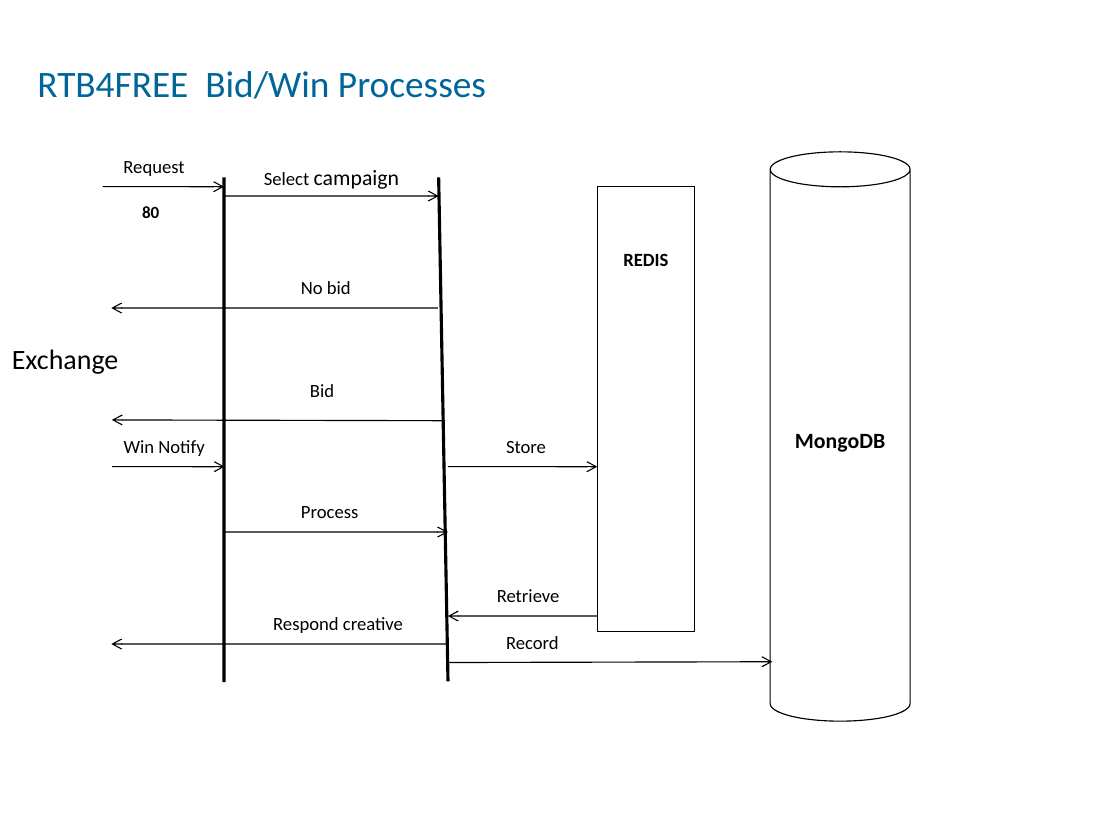
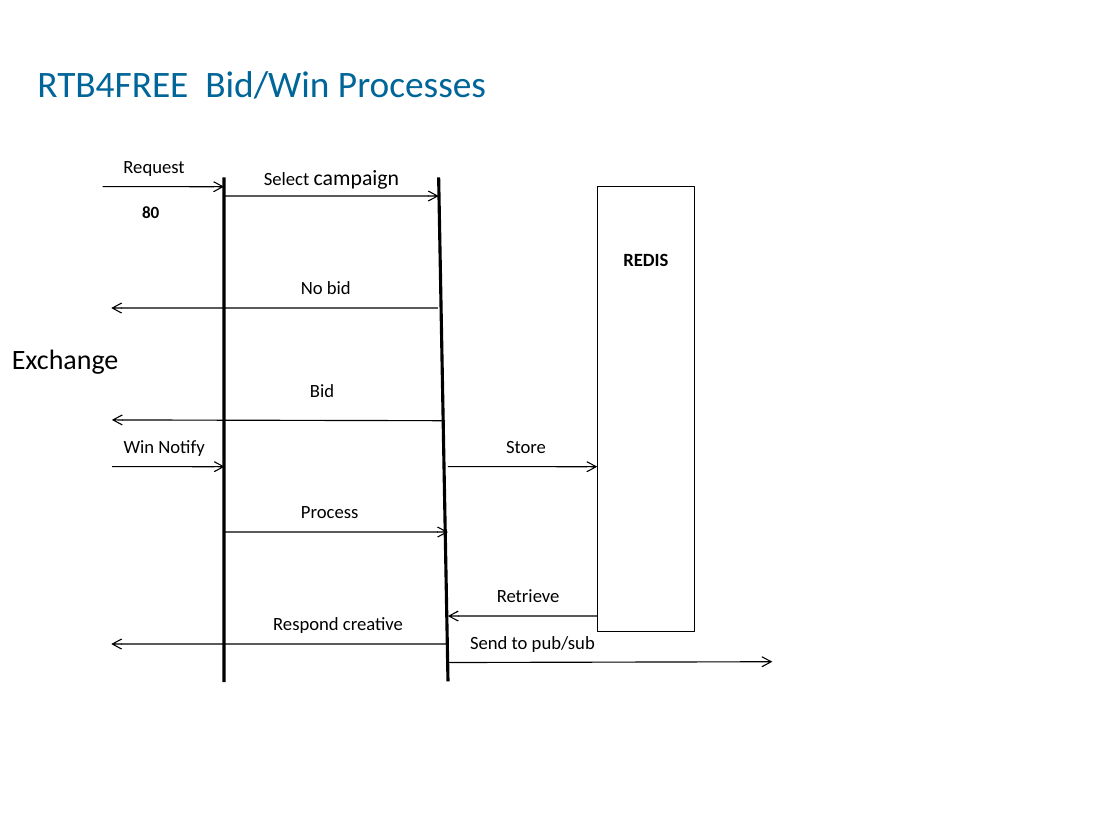
Before and after one commit to benmfaul/XRTB, a slide deck: slide 4 of www/arch/RTB_architecture_mod3.odp. Drawn at 1120x840 pixels with LibreOffice and Linux fonts; fonts in the diff are those of the drawing. Boxes give left, top, right and bottom in pixels: in the first picture for what was removed or moved away, otherwise in the second. Text is boxed around its words. In the diff, an @@ line names an element or a change of style, - is before the commit and + after.

```diff
--- a/www/arch/RTB_architecture_mod3.odp
+++ b/www/arch/RTB_architecture_mod3.odp
@@ cylinder removed at <box>771,152,911,721</box> @@
-MongoDB
@@ text added at <box>470,636,595,652</box>, 12 pt, text #000000 @@
+Send to pub/sub
@@ text removed at <box>506,636,559,649</box> @@
-Record
```
Also in this commit, not shown: 2 other slides changed, 1 slide added, 23 other files.
